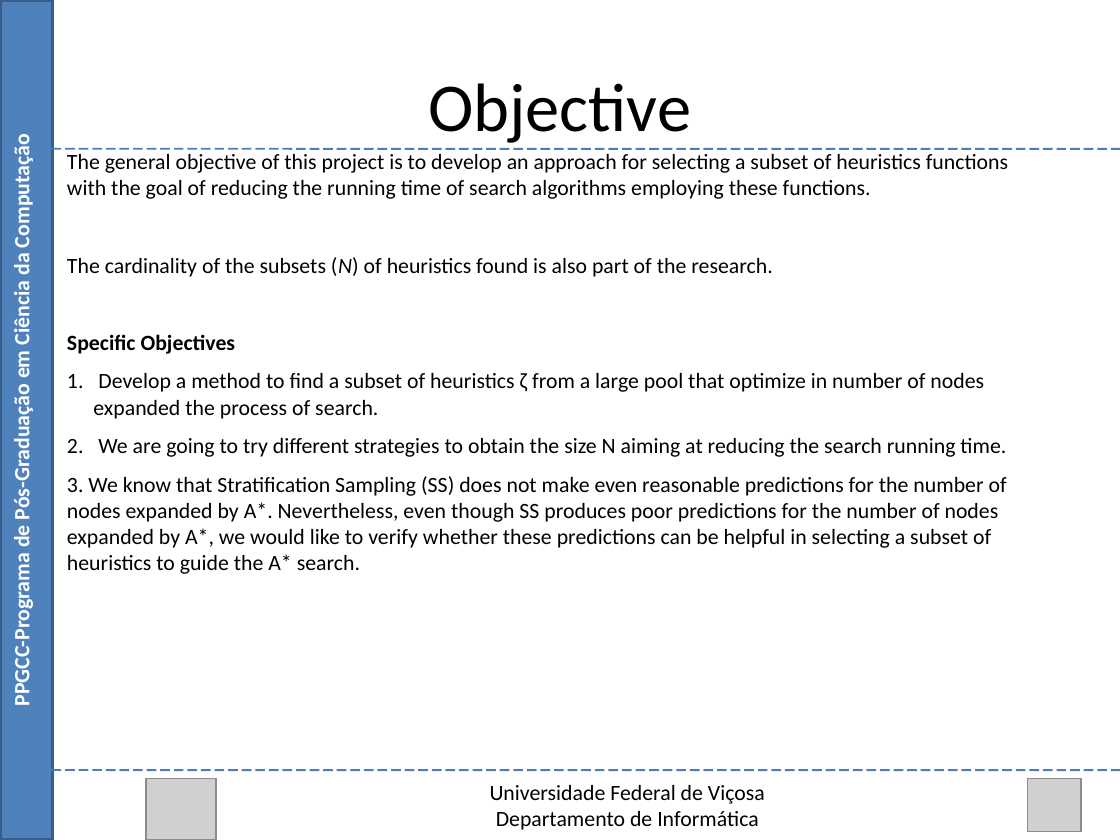
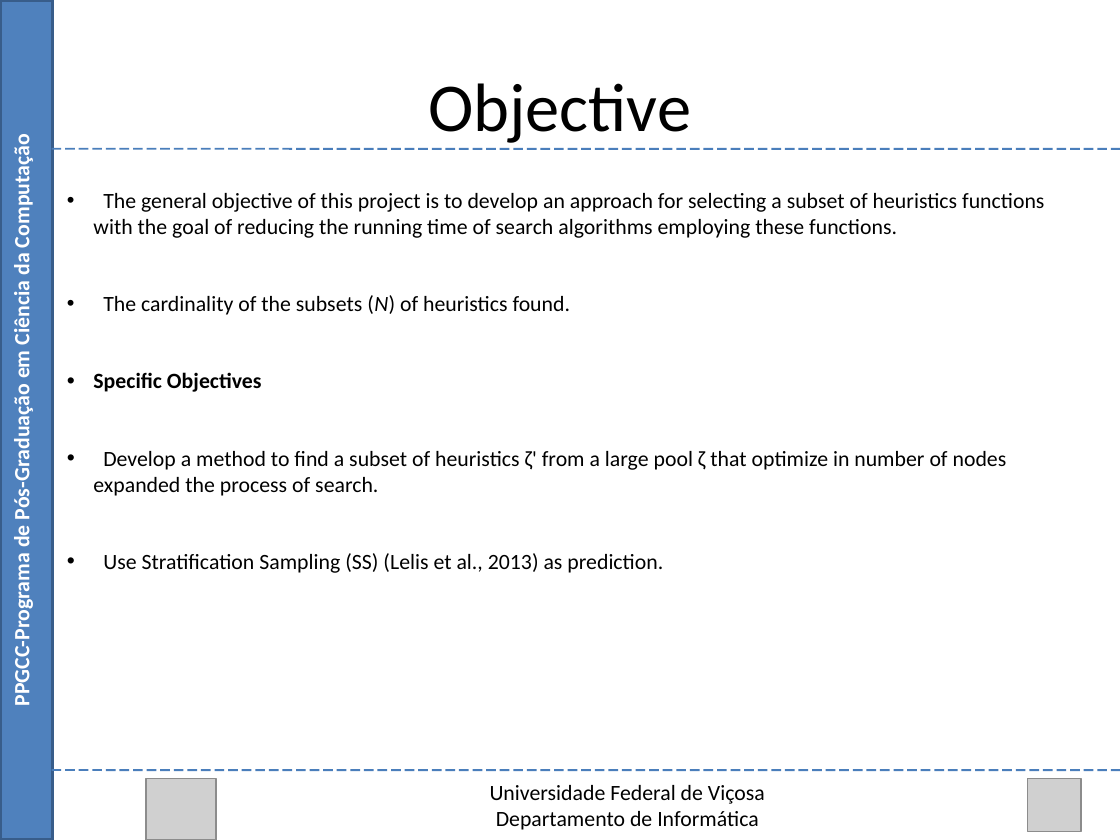
Before and after one commit to Marvinsky/research-marvin, a slide deck: slide 9 of latex/odp/selection heuristics.odp (slide 11 before the commit). Drawn at 1120x840 pixels with LibreOffice and Linux fonts; fonts in the diff are those of the drawing; grey boxes stand for pictures. Boxes give left, top, right and bottom in pixels: in the first picture for what was removed or moved away, otherwise in the second. Text is boxed around its words. In the diff, an @@ line names an element or a change of style, - is before the commit and + after.

```diff
--- a/latex/odp/selection heuristics.odp
+++ b/latex/odp/selection heuristics.odp
@@ text at <box>93,193,1044,392</box>: bullet none to • @@
@@ text at <box>103,295,571,315</box>: text changed @@
-The cardinality of the subsets (N) of heuristics found is also part of the research.
+• The cardinality of the subsets (N) of heuristics found.
@@ text at <box>93,451,1007,573</box>: text changed @@
-1. Develop a method to find a subset of heuristics ζ from a large pool that optimize in number of nodes expanded the process of search.
-2. We are going to try different strategies to obtain the size N aiming at reducing the search running time.
-3. We know that Stratification Sampling (SS) does not make even reasonable predictions for the number of nodes expanded by A*. Nevertheless, even though SS produces poor predictions for the number of nodes expanded by A*, we would like to verify whether these predictions can be helpful in selecting a subset of heuristics to guide the A* search.
+• Develop a method to find a subset of heuristics ζ' from a large pool ζ that optimize in number of nodes expanded the process of search.
+• Use Stratification Sampling (SS) (Lelis et al., 2013) as prediction.
```
Also in this commit, not shown: 9 other slides changed, 8 slides removed, 3 other files.
